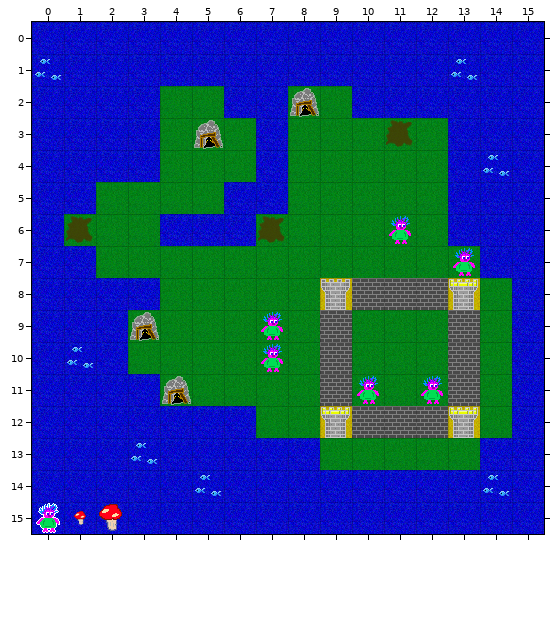
Level history. Tiled map: core/assets/ld38/maps/map.tmx. Above: the version before the commit.
Cells are 32x32 px. Shown: x 0..15, y 0..15.
Now the later version:
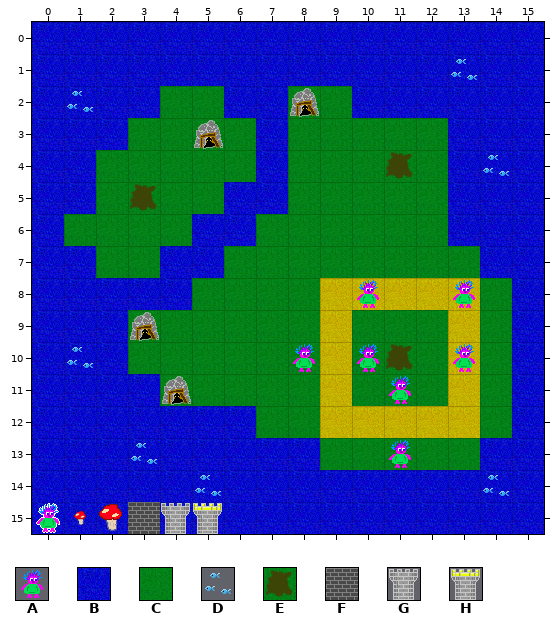
Key: from "tileset": A 0, B 1, C 2, D 3, E 64, F 65, G 66, H 67.
_ is an empty cell.
See-through tiles are keyed as they look on the map.
Change:
Layer "terrain":
y 3: x 3 B -> C
y 4: x 2..3 BB -> CC
y 6: x 4 B -> C
y 7: x 4..5 CC -> BB
y 8: x 4 C -> B
Layer "objects":
y 1: x 0 D -> _
y 2: x 1 _ -> D
y 3: x 11 E -> _
y 4: x 11 _ -> E
y 5: x 3 _ -> E
y 6: x 1 E -> _; x 7 E -> _; x 11 A -> _
y 7: x 13 A -> _
y 8: x 10 _ -> A; x 13 _ -> A
y 9: x 7 A -> _
y 10: x 7..8 A_ -> _A; x 10..11 __ -> AE; x 13 _ -> A
y 11: x 10..12 A_A -> _A_
y 13: x 11 _ -> A
Layer "no-populate":
y 8: x 9..13 GFFFH -> _____
y 9..11: x 9 F -> _; x 13 F -> _
y 12: x 9..13 HFFFH -> _____
y 15: x 3..5 ___ -> FGH
Where, in picture pixels (left, top, right, bottom), the same in both pictures:
changed: (35, 59, 93, 112)
changed: (96, 118, 224, 310)
changed: (386, 120, 413, 179)
removed: (66, 216, 93, 243)
removed: (258, 216, 285, 243)
removed: (389, 214, 411, 244)
changed: (261, 246, 480, 468)
added: (128, 502, 222, 534)
